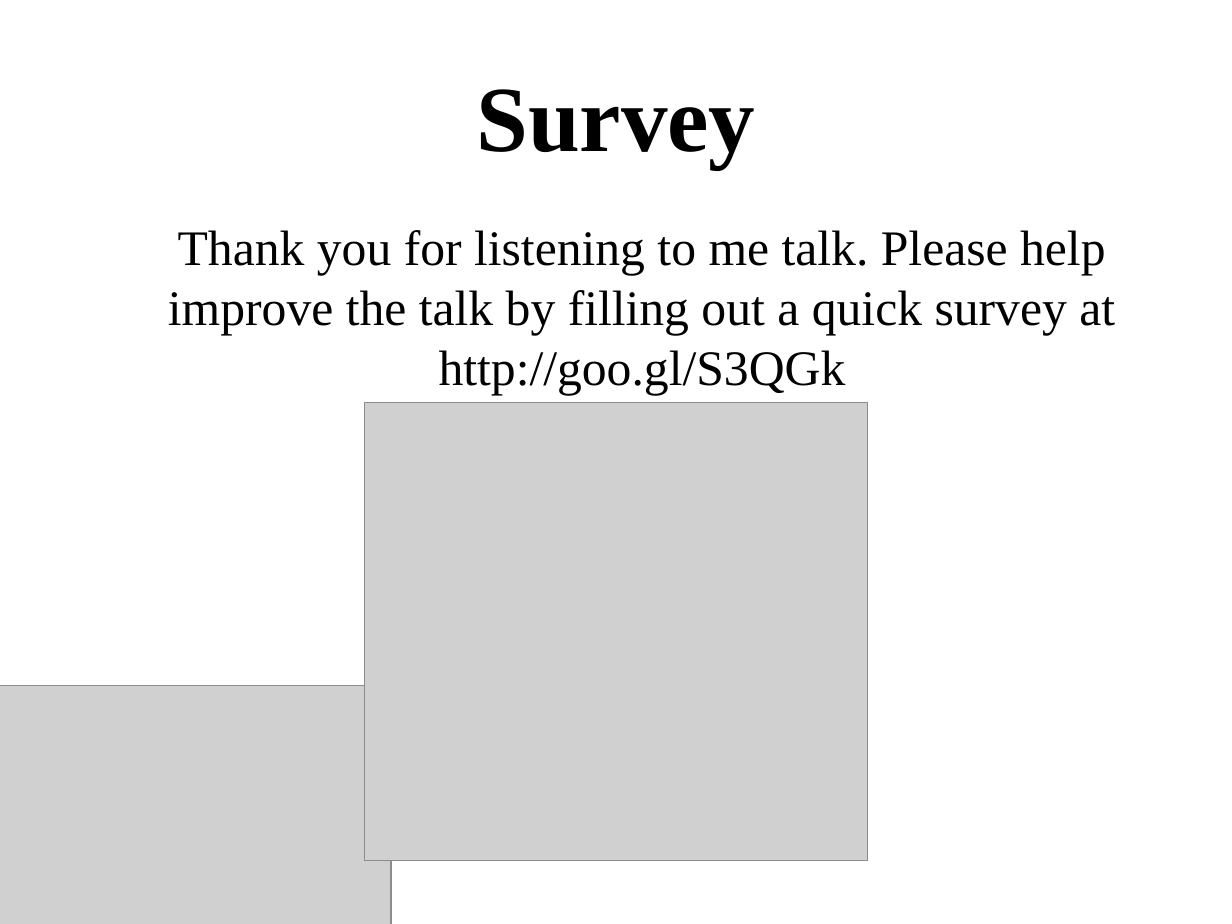
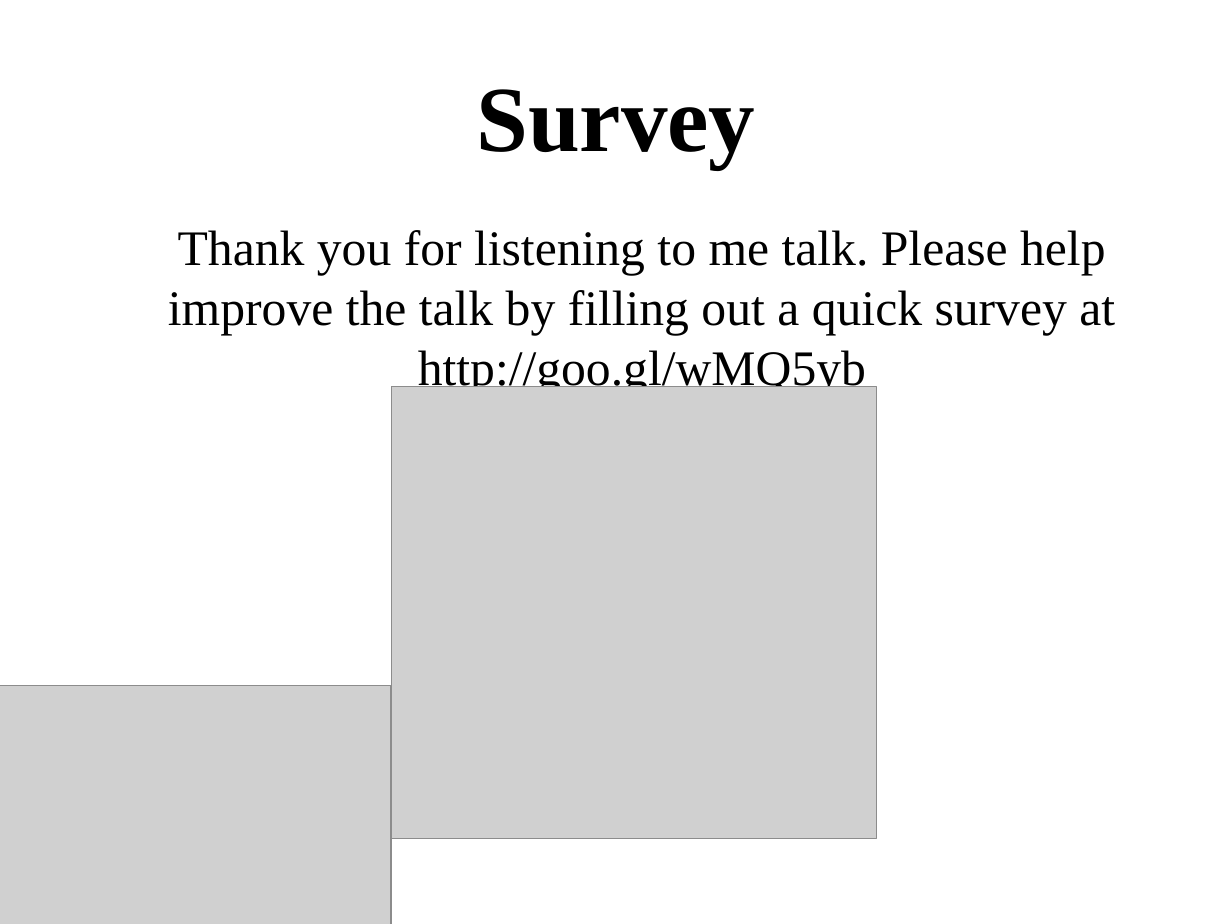
Before and after one commit to Frodox/SELinux-USNA-20150427, a slide deck: slide 47 of SELinux-USNA-20150427.odp (slide 21 before the commit). Drawn at 1232x924 pixels with LibreOffice and Linux fonts; fonts in the diff are those of the drawing; grey boxes stand for pictures. Boxes give left, top, right and bottom in pixels: in the first picture for what was removed or moved away, otherwise in the second. Text is boxed around its words. In the diff, an @@ line names an element or a change of style, - is before the commit and + after.

```diff
--- a/SELinux-USNA-20150427.odp
+++ b/SELinux-USNA-20150427.odp
@@ text at (x1=168, y1=230, x2=1115, y2=395): text changed @@
-Thank you for listening to me talk. Please help improve the talk by filling out a quick survey at http://goo.gl/S3QGk
+Thank you for listening to me talk. Please help improve the talk by filling out a quick survey at http://goo.gl/wMQ5yb
@@ picture resized from (x1=364, y1=402, x2=868, y2=861) to (x1=391, y1=387, x2=876, y2=838) @@
```
Also in this commit, not shown: 1 other slide changed, 27 slides added, 1 slide removed.
